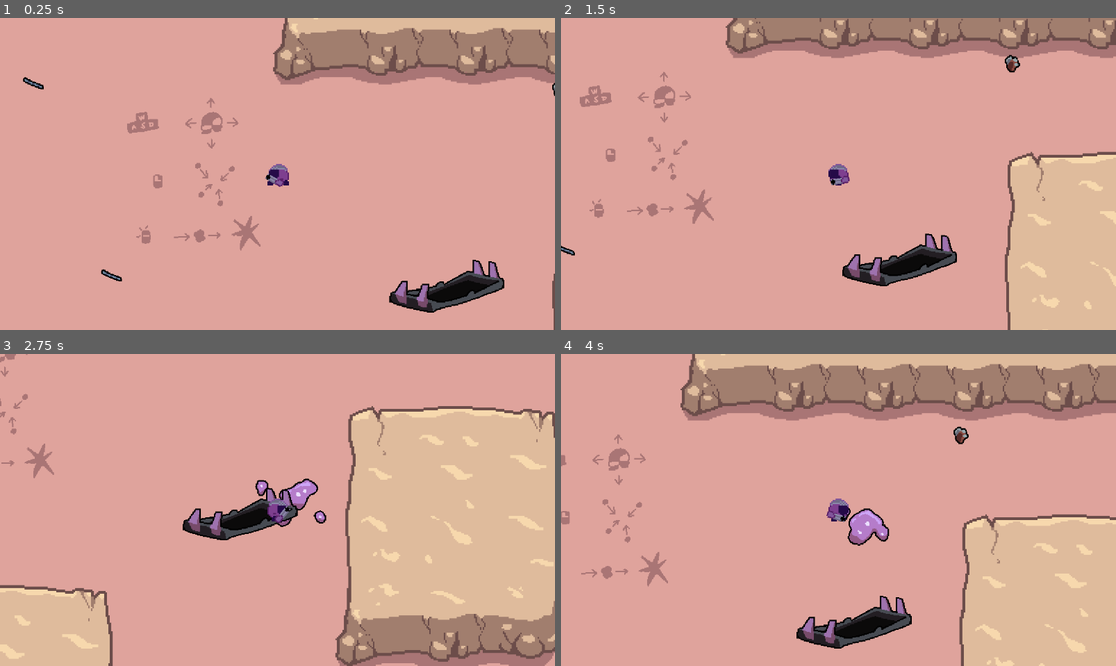
Above: before the commit, frames 1-4 (two rows, left to right).
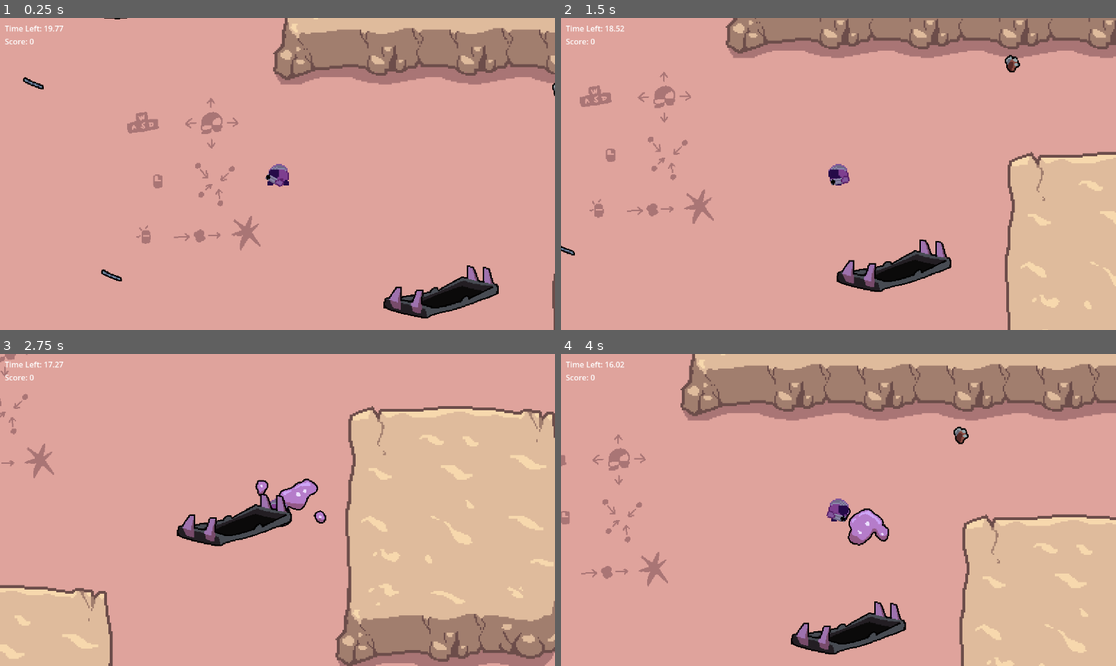
Above: after the commit, the same moments.

Repository: JeppeLindberg/goedware_game_jam_14_everything_is_a_resource
Game: Godot game, scene res://scenes/main.tscn
Same seed, same stepped clock (60 frames per second), same inputs: the game is played once before the commit and once after it.
Inputs (mouse positions are in pixels of both pictures, inside the frame that each line leads up to):
- Up to frame 1 (0.25 s): no input
- Up to frame 2 (1.5 s): tap Enter at 0.5 s; move the mouse to (960, 158) at 0.52 s; press the mouse at (960, 158) at 0.53 s; hold D (move_right) 0.53-1.28 s; move the mouse to (727, 189) at 1.27 s; release the mouse at (727, 189) at 1.28 s; hold S (move_down) from 1.28 s (still down); click (727, 189) at 1.35 s
- Up to frame 3 (2.75 s): move the mouse to (333, 441) at 2.02 s; release S (move_down) at 2.03 s; press the mouse at (333, 441) at 2.03 s; hold D (move_right) from 2.03 s (still down)
- Up to frame 4 (4 s): move the mouse to (810, 572) at 2.77 s; release D (move_right) at 2.78 s; release the mouse at (810, 572) at 2.78 s; hold W (move_up) 2.78-3.53 s; click (810, 572) at 2.85 s; move the mouse to (1005, 556) at 3.52 s; press the mouse at (1005, 556) at 3.53 s; hold A (move_left) from 3.53 s (still down)

The runs differ from the first frame. In frame 1, 1.8% of the frame differs, in the area x 0-91%, y 0-97%; in frame 2, 1.8%; in frame 3, 1.8%; in frame 4, 1.9%, in the area x 0-64%, y 2-97%.
Error before the commit: Cannot call method 'duplicate' on a null value. (res://object.gd:16)

Commit message:
Updated Level Scene

Diff:
--- a/scenes/main.tscn
+++ b/scenes/main.tscn
@@ -1,9 +1,8 @@
-[gd_scene load_steps=31 format=4 uid="uid://bv0t6xv8q4vuy"]
+[gd_scene load_steps=33 format=4 uid="uid://bv0t6xv8q4vuy"]
 
 [ext_resource type="Script" uid="uid://bhr8c5fraojq8" path="res://scripts/player.gd" id="1_o5qli"]
 [ext_resource type="Script" uid="uid://dj162p2vv1xmw" path="res://scripts/main.gd" id="1_tbgi4"]
 [ext_resource type="PackedScene" uid="uid://bqhsyiini58i6" path="res://prefabs/debris.tscn" id="2_tipki"]
-[ext_resource type="SpriteFrames" uid="uid://c5g55qf1eqkni" path="res://sprite_frames/snapper.tres" id="3_a8y0u"]
 [ext_resource type="Texture2D" uid="uid://b4fxueoc2ewov" path="res://sprites/instruction.png" id="3_dp3eg"]
 [ext_resource type="Script" uid="uid://b8016b6u8utuu" path="res://scripts/gun.gd" id="3_sugp2"]
 [ext_resource type="SpriteFrames" uid="uid://cvwmqtt7rg3wp" path="res://sprite_frames/player.tres" id="4_eb6dy"]
@@ -17,7 +16,10 @@
 [ext_resource type="Texture2D" uid="uid://cf1gltv2bt20v" path="res://sprites/vacuum-Sheet.png" id="12_jbj1t"]
 [ext_resource type="Script" uid="uid://tkag8n4di7db" path="res://scripts/stay_upright.gd" id="13_muem4"]
 [ext_resource type="Texture2D" uid="uid://cmqmwyrb0qeka" path="res://sprite_frames/tilemap_atlas.tres" id="13_trceg"]
-[ext_resource type="PackedScene" uid="uid://cplit5o3srbf1" path="res://car.tscn" id="15_jkv2x"]
+[ext_resource type="PackedScene" uid="uid://cplit5o3srbf1" path="res://destructible_objects.tscn" id="15_jkv2x"]
+[ext_resource type="PackedScene" uid="uid://dohb1kmupsii1" path="res://snapper.tscn" id="17_0ld40"]
+[ext_resource type="Resource" uid="uid://chnj7aomn6p5s" path="res://resources/old_car.tres" id="19_gqmmt"]
+[ext_resource type="PackedScene" uid="uid://ceed2kjg52d0v" path="res://ui.tscn" id="20_gqmmt"]
 
 [sub_resource type="TileSetAtlasSource" id="TileSetAtlasSource_trceg"]
 texture = ExtResource("13_trceg")
@@ -190,16 +192,6 @@
 
 [node name="world" type="Node2D" parent="."]
 
-[node name="snapper" type="AnimatedSprite2D" parent="world"]
-texture_filter = 1
-position = Vector2(565, 320)
-scale = Vector2(0.5, 0.5)
-sprite_frames = ExtResource("3_a8y0u")
-autoplay = "default"
-
-[node name="Car" parent="world" instance=ExtResource("15_jkv2x")]
-position = Vector2(337, 107)
-
 [node name="debris" parent="world" instance=ExtResource("2_tipki")]
 position = Vector2(643, 190)
 
@@ -280,6 +272,28 @@
 [node name="Camera2D" type="Camera2D" parent="world/player"]
 zoom = Vector2(3, 3)
 
+[node name="CanvasLayer" type="CanvasLayer" parent="world/player/Camera2D"]
+
+[node name="UI" parent="world/player/Camera2D/CanvasLayer" instance=ExtResource("20_gqmmt")]
+
 [node name="debug_spawner" type="Node2D" parent="."]
 script = ExtResource("10_choun")
 debug_spawn = ExtResource("11_ya4ey")
+
+[node name="snapper" parent="." instance=ExtResource("17_0ld40")]
+position = Vector2(561, 324)
+
+[node name="Object" parent="." instance=ExtResource("15_jkv2x")]
+position = Vector2(147, 389)
+object_data = ExtResource("19_gqmmt")
+small_debris_prefab = ExtResource("2_tipki")
+
+[node name="Object2" parent="." instance=ExtResource("15_jkv2x")]
+position = Vector2(335, 121)
+object_data = ExtResource("19_gqmmt")
+small_debris_prefab = ExtResource("2_tipki")
+
+[node name="Object3" parent="." instance=ExtResource("15_jkv2x")]
+position = Vector2(597, 494)
+object_data = ExtResource("19_gqmmt")
+small_debris_prefab = ExtResource("2_tipki")
